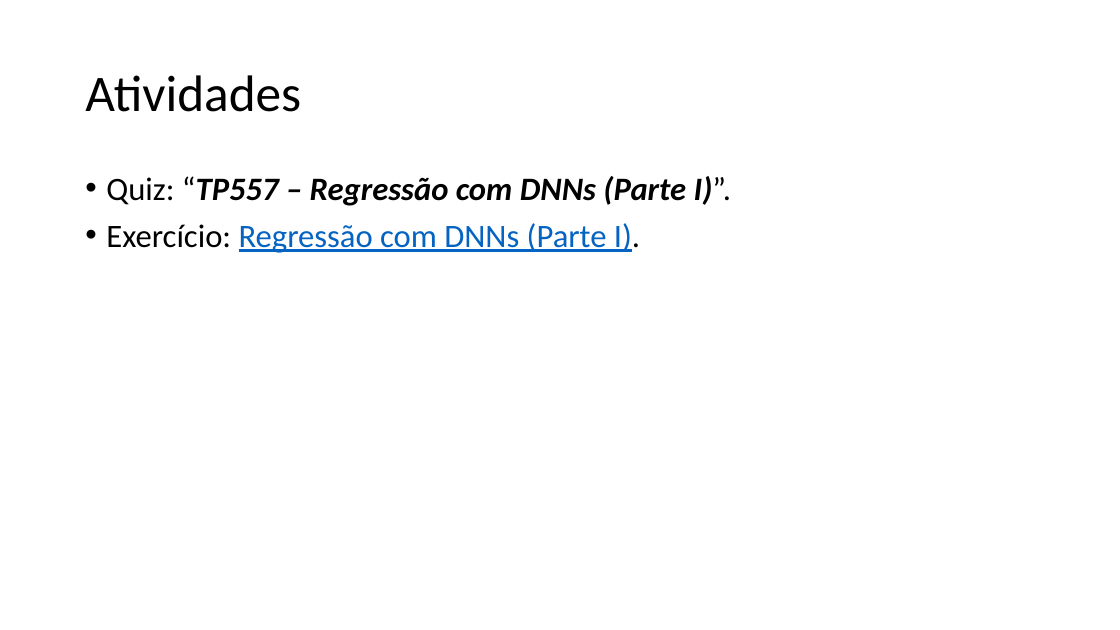
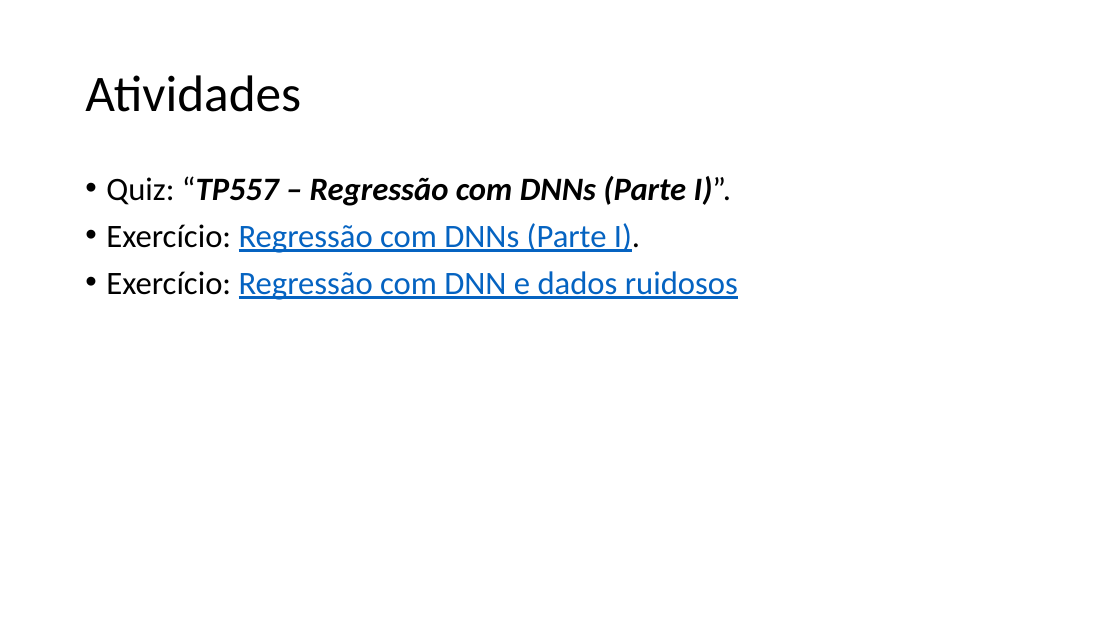
Before and after one commit to zz4fap/tp557-iot-ml, a slide deck: slide 30 of slides/TP557_7_Regressão_com_DNNs_parte_I.pptx. Drawn at 1120x630 pixels with LibreOffice and Linux fonts; fonts in the diff are those of the drawing. Boxes give left, top, right and bottom in pixels: in the first picture for what was removed or moved away, otherwise in the second. Text is boxed around its words. In the diff, an @@ line names an element or a change of style, - is before the commit and + after.

Commit message:
update of slides

```diff
--- a/slides/TP557_7_Regressão_com_DNNs_parte_I.pptx
+++ b/slides/TP557_7_Regressão_com_DNNs_parte_I.pptx
@@ text at (106, 271, 738, 300): paragraph added @@
+• Exercício: Regressão com DNN e dados ruidosos
```
Also in this commit, not shown: 1 other file.
